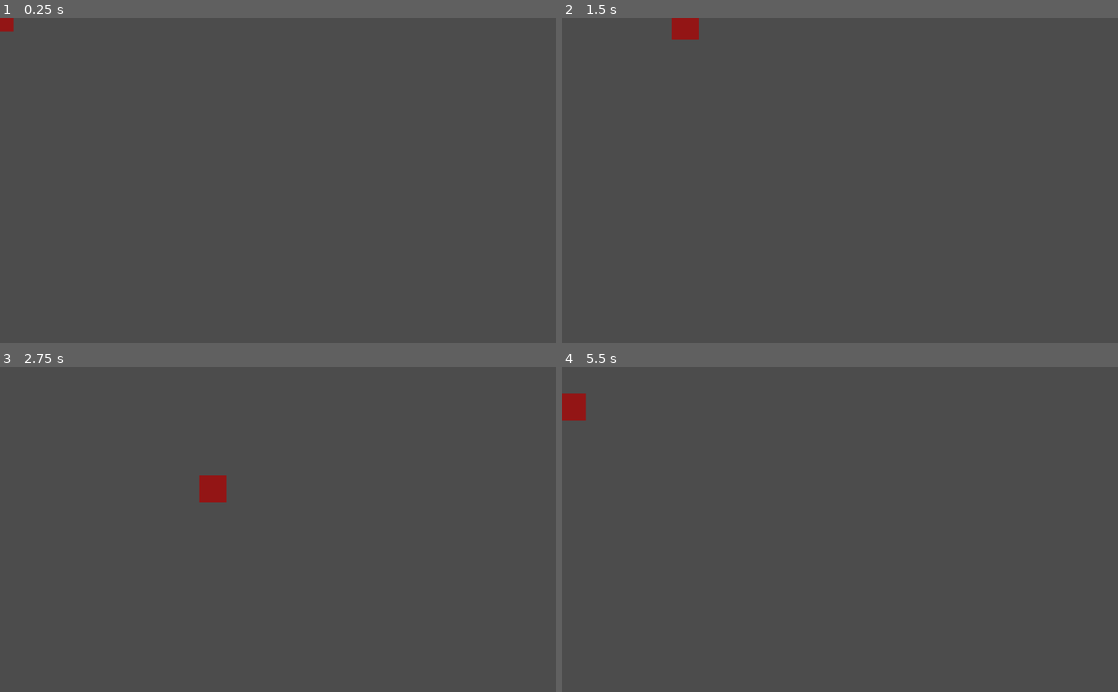
Above: before the commit, frames 1-4 (two rows, left to right).
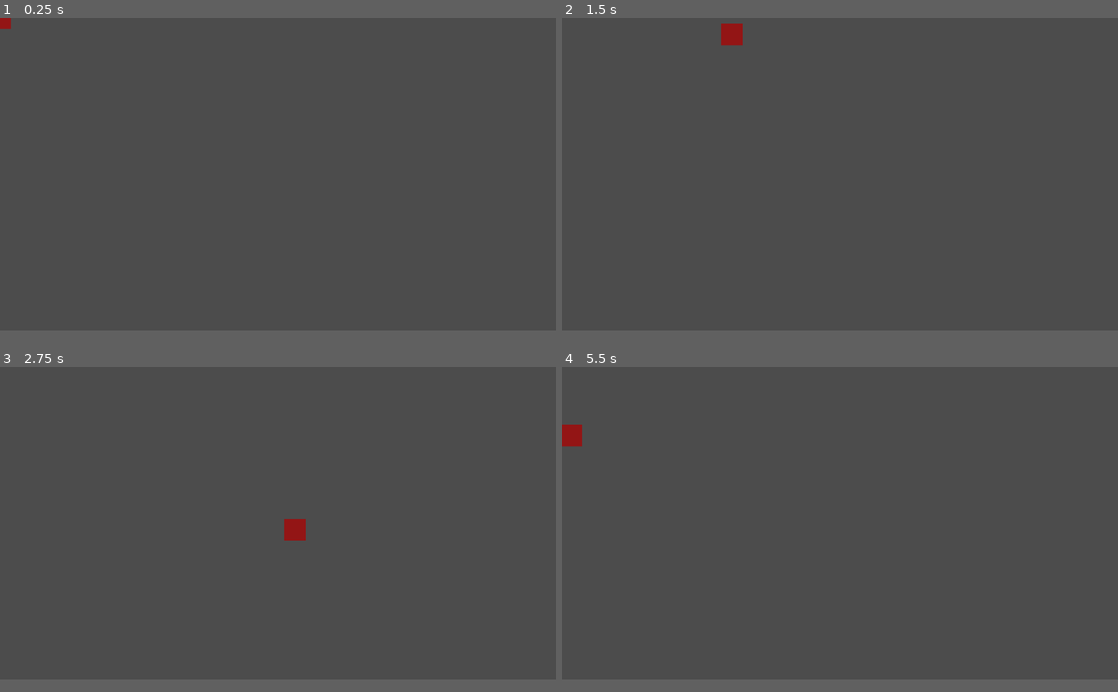
Above: after the commit, the same moments.

Repository: WhatevLD/ld41720
Game: Godot game, scene res://Root.tscn
Same seed, same stepped clock (60 frames per second), same inputs: the game is played once before the commit and once after it.
Inputs:
- Up to frame 1 (0.25 s): no input
- Up to frame 2 (1.5 s): tap Enter at 0.5 s; hold Right (ui_right) 0.53-1.28 s; hold Down (ui_down) from 1.28 s (still down)
- Up to frame 3 (2.75 s): release Down (ui_down) at 2.03 s; hold Right (ui_right) from 2.03 s (still down)
- Up to frame 4 (5.5 s): release Right (ui_right) at 2.78 s; hold Up (ui_up) 2.78-3.53 s; hold Left (ui_left) 3.53-5.03 s; hold Down (ui_down) from 5.03 s (still down)
The window is 800x468 before the commit and 800x450 after it. Grey fills any space a smaller window leaves; there, only what the larger window draws over its background counts as a difference.

The runs differ from the first frame. In frame 1, less than 0.1% of the frame differs, in the area x 0-3%, y 0-5%; in frame 2, 0.6%; in frame 3, 0.7%, in the area x 35-55%, y 33-54%; in frame 4, 0.6%.

Commit message:
Set window size and change normalization

Diff:
--- a/Entities/Player/Player.gd
+++ b/Entities/Player/Player.gd
@@ -1,9 +1,9 @@
 extends KinematicBody2D
 
 
-export var speed = 75
-export var acceleration = 50
-export var friction = 95
+export var speed = 500
+export var acceleration = 2500
+export var friction = 5000
 
 var velocity: Vector2
 
@@ -12,7 +12,8 @@
 	direction.x = Input.get_action_strength("ui_right") - Input.get_action_strength("ui_left")
 	direction.y = Input.get_action_strength("ui_down") - Input.get_action_strength("ui_up")
 	if direction != Vector2.ZERO:
-		direction = direction.normalized()
+		if abs(direction.x) == 1 and abs(direction.y) == 1:
+			direction = direction.normalized()
 		velocity = velocity.move_toward(direction * speed, acceleration * delta)
 	else:
 		velocity = velocity.move_toward(Vector2.ZERO, friction * delta)
--- a/Root.tscn
+++ b/Root.tscn
@@ -5,5 +5,3 @@
 [node name="Root" type="Node2D"]
 
 [node name="Player" parent="." instance=ExtResource( 1 )]
-speed = 300
-acceleration = 1000
--- a/project.godot
+++ b/project.godot
@@ -17,3 +17,39 @@
 
 config/name="ld41720"
 run/main_scene="res://Root.tscn"
+
+[display]
+
+window/size/width=1280
+window/size/height=720
+
+[input]
+
+ui_left={
+"deadzone": 0.5,
+"events": [ Object(InputEventKey,"resource_local_to_scene":false,"resource_name":"","device":0,"alt":false,"shift":false,"control":false,"meta":false,"command":false,"pressed":false,"scancode":16777231,"unicode":0,"echo":false,"script":null)
+, Object(InputEventJoypadButton,"resource_local_to_scene":false,"resource_name":"","device":0,"button_index":14,"pressure":0.0,"pressed":false,"script":null)
+, Object(InputEventJoypadMotion,"resource_local_to_scene":false,"resource_name":"","device":0,"axis":0,"axis_value":-1.0,"script":null)
+ ]
+}
+ui_right={
+"deadzone": 0.5,
+"events": [ Object(InputEventKey,"resource_local_to_scene":false,"resource_name":"","device":0,"alt":false,"shift":false,"control":false,"meta":false,"command":false,"pressed":false,"scancode":16777233,"unicode":0,"echo":false,"script":null)
+, Object(InputEventJoypadButton,"resource_local_to_scene":false,"resource_name":"","device":0,"button_index":15,"pressure":0.0,"pressed":false,"script":null)
+, Object(InputEventJoypadMotion,"resource_local_to_scene":false,"resource_name":"","device":0,"axis":0,"axis_value":1.0,"script":null)
+ ]
+}
+ui_up={
+"deadzone": 0.5,
+"events": [ Object(InputEventKey,"resource_local_to_scene":false,"resource_name":"","device":0,"alt":false,"shift":false,"control":false,"meta":false,"command":false,"pressed":false,"scancode":16777232,"unicode":0,"echo":false,"script":null)
+, Object(InputEventJoypadButton,"resource_local_to_scene":false,"resource_name":"","device":0,"button_index":12,"pressure":0.0,"pressed":false,"script":null)
+, Object(InputEventJoypadMotion,"resource_local_to_scene":false,"resource_name":"","device":0,"axis":1,"axis_value":-1.0,"script":null)
+ ]
+}
+ui_down={
+"deadzone": 0.5,
+"events": [ Object(InputEventKey,"resource_local_to_scene":false,"resource_name":"","device":0,"alt":false,"shift":false,"control":false,"meta":false,"command":false,"pressed":false,"scancode":16777234,"unicode":0,"echo":false,"script":null)
+, Object(InputEventJoypadButton,"resource_local_to_scene":false,"resource_name":"","device":0,"button_index":13,"pressure":0.0,"pressed":false,"script":null)
+, Object(InputEventJoypadMotion,"resource_local_to_scene":false,"resource_name":"","device":0,"axis":1,"axis_value":1.0,"script":null)
+ ]
+}
